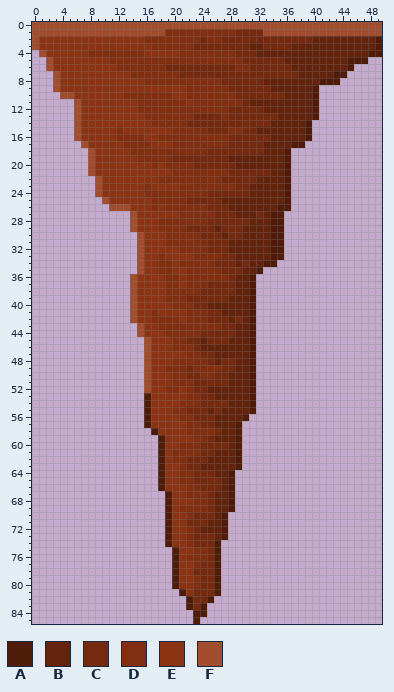
One commit to this sprite sheet: Jump the Gun/Assets/Sprites/StalagtitesBases/RedBase4.png. Above is the file before it was changed.
The file is 150x258 pixels, drawn in blocks of 3x3; one block is one cell here. Pixels under 10% opacity are left out.
Palette (. is transparent): A #501c0a  B #63230c  C #75290e  D #822e10  E #8c3313  F #a34d2f
Pixels before (only the part around the change), first column x 3:
45 .............FEEEDDCCBCCCBBBA.
46 .............FEEEDDDCBBBBBBBA.
47 .............FEEEEEDDCCBBBBBA.
48 .............FEEEDDDDDCBCCBBA.
49 .............FEEDDDCDDDDCCBBA.
50 .............FEEEDDCCDDCCBBBA.
51 .............FEEEDDDCCCCCBBBA.
52 .............FEEDDEDCCBBBBBBA.
53 .............AEEEEEDDCCBBBBBA.
54 .............AEEEEDDDCCCCBBBA.
55 .............AEEEDDCCCBCBBBBA.
56 .............AEEEEDDCCCBBBBA..
57 .............AEEEEEDDCCBBBA...
58 ..............AEEEEDDDDCBBA...
59 ...............AEEEEDDCBBBA...
60 ...............AEEDDDCCCCBA...
61 ...............AEDDDDCCBBBA...
62 ...............AEDDCCCBBBBA...
63 ...............AEEDCCBBBBBA...
64 ...............AEEDDCCCBBA....
65 ...............AEEDDCCCCBA....
66 ...............AEEEDDCCCBA....
67 ................AEEDDDCBBA....
68 ................AEEEDDCBBA....
69 ................AEDDDDCBBA....
70 ................AEEDCCCBA.....
71 ................AEECCCBBA.....
72 ................AEEDCBBBA.....
73 ................AEEDCCCBA.....
74 ................AEEDCCCA......
75 .................AEEDDCA......
76 .................AEDDDCA......
77 .................AEEDCCA......
78 .................AEECCCA......
79 .................AEEDCCA......
80 .................AEEDCCA......
81 ..................AECCCA......
82 ...................ACCA.......
83 ...................ACA........
84 ....................AA........
85 ....................A.........
Once edited:
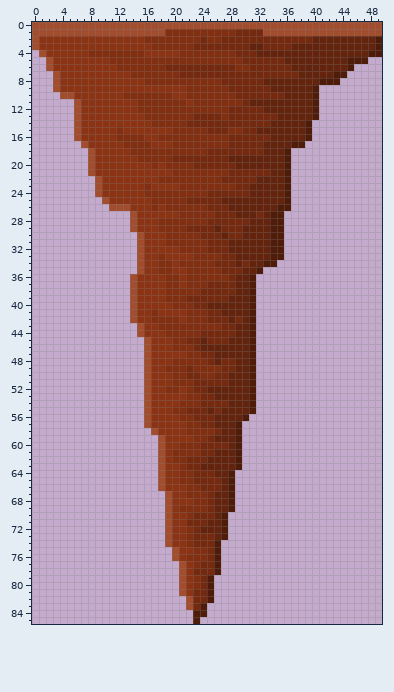
From old to new:
Colour A replaces colour C in rows 79 to 81 at x 25.
Colour F replaces colour A in rows 53 to 57 at x 16; in row 58 at x 17; in rows 59 to 66 at x 18; in rows 67 to 74 at x 19; in rows 75 to 76 at x 20; in row 81 at x 21.
Colour F replaces colour A in rows 82 to 83 at x 22.
Colour F replaces colour E in rows 77 to 80 at x 21.
Colour A is gone in rows 77 to 78 at x 20; in rows 79 to 80 at x 20 and 26; in row 81 at x 26.
Pixel boxes of the changes (left, top, right, bottom) in both pictures:
changed: (144, 393, 221, 610)
